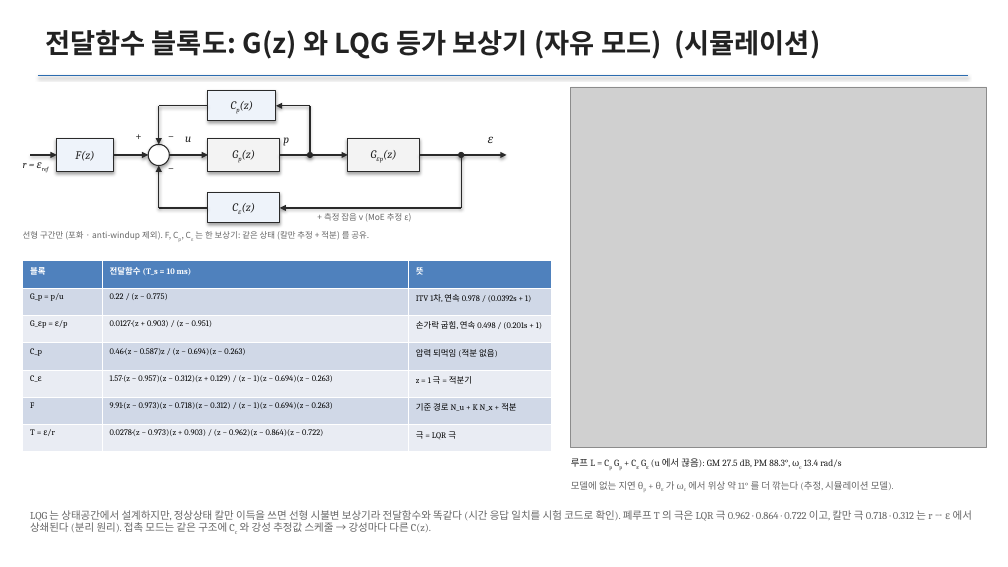
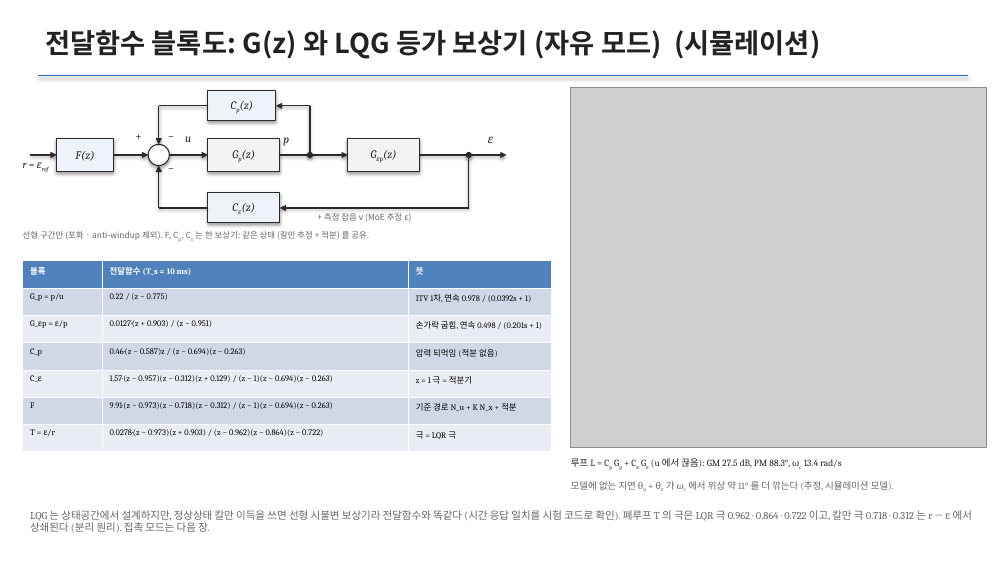
Before and after one commit to HeejunMoon53/MultimodalSensor, a slide deck: slide 10 of Hardware/로봇제어프로젝트/MEC799_Project_PneuNet.pptx. Drawn at 1008x567 pixels with LibreOffice and Linux fonts; fonts in the diff are those of the drawing; grey boxes stand for pictures. Boxes give left, top, right and bottom in pixels: in the first picture for what was removed or moved away, otherwise in the second. Text is boxed around its words. In the diff, an @@ line names an element or a change of style, - is before the commit and + after.

```diff
--- a/Hardware/로봇제어프로젝트/MEC799_Project_PneuNet.pptx
+++ b/Hardware/로봇제어프로젝트/MEC799_Project_PneuNet.pptx
@@ ellipse: place and size @@
-ellipse at [458, 152, 464, 158]
+ellipse at [466, 152, 472, 158]
@@ line moved from (461, 155) - (461, 208) to (469, 155) - (469, 208) @@
@@ arrow moved from (461, 208) - (280, 208) to (469, 208) - (280, 208) @@
@@ text at [30, 510, 972, 532]: text changed @@
-LQG 는 상태공간에서 설계하지만, 정상상태 칼만 이득을 쓰면 선형 시불변 보상기라 전달함수와 똑같다 (시간 응답 일치를 시험 코드로 확인). 폐루프 T 의 극은 LQR 극 0.962 · 0.864 · 0.722 이고, 칼만 극 0.718 · 0.312 는 r → ε 에서 상쇄된다 (분리 원리). 접촉 모드는 같은 구조에 Cc 와 강성 추정값 스케줄 → 강성마다 다른 C(z).
+LQG 는 상태공간에서 설계하지만, 정상상태 칼만 이득을 쓰면 선형 시불변 보상기라 전달함수와 똑같다 (시간 응답 일치를 시험 코드로 확인). 폐루프 T 의 극은 LQR 극 0.962 · 0.864 · 0.722 이고, 칼만 극 0.718 · 0.312 는 r → ε 에서 상쇄된다 (분리 원리). 접촉 모드는 다음 장.
```
Also in this commit, not shown: 1 slide added, 7 other files.
